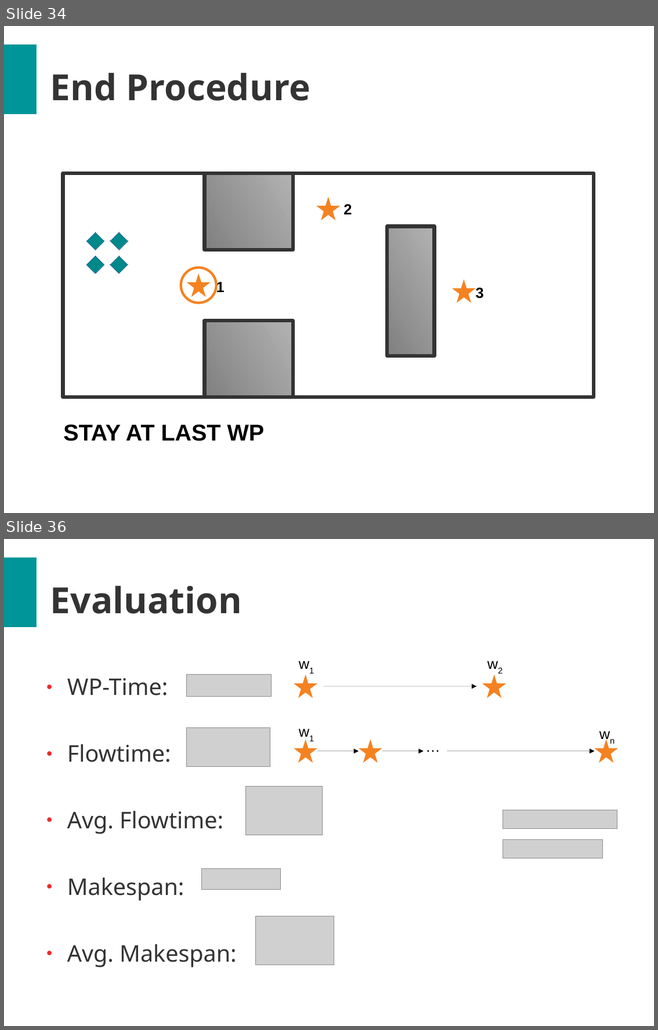
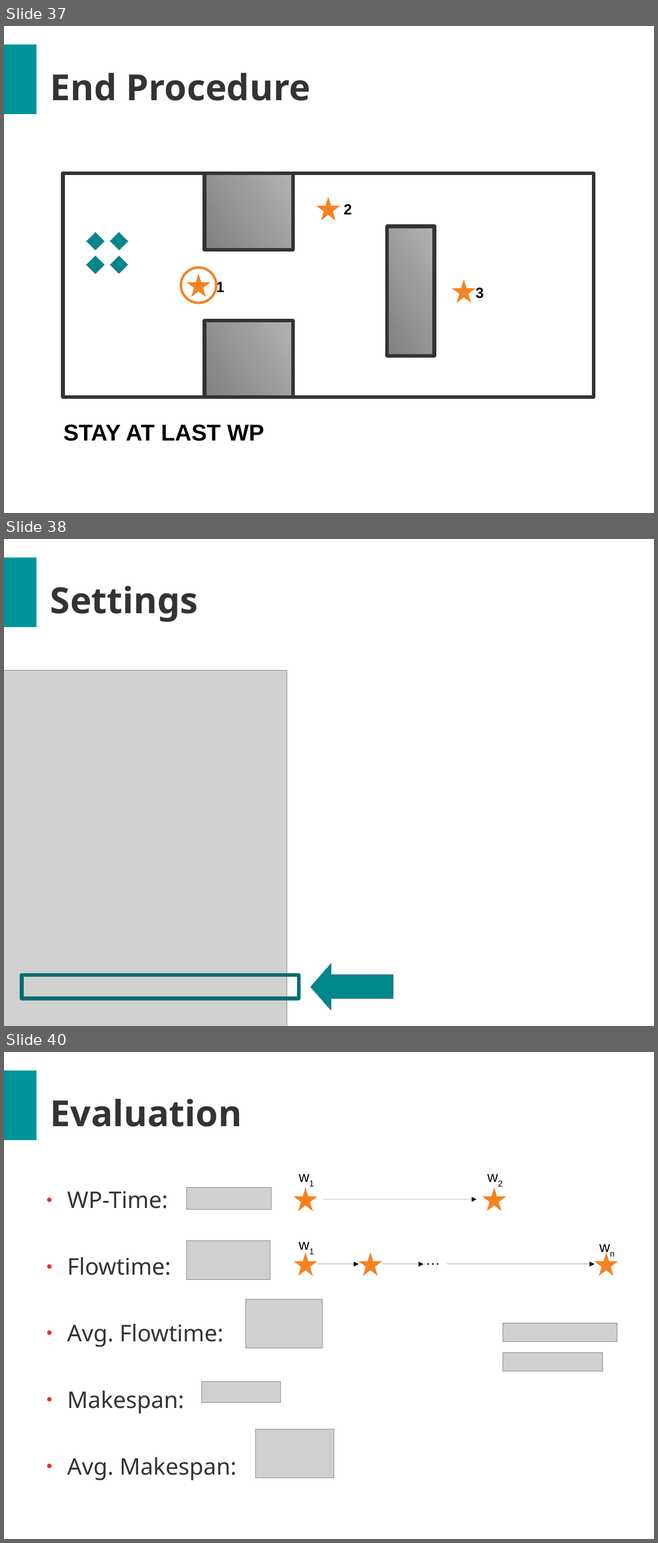
Before and after one commit to ovgu-FINken/multi_robot_path_planning, a slide deck: benchmark/res/slides/presentation.odp. Shown one above the other, each under a label of ours: slides 34 and 36 before the commit, slides 37, 38 and 40 after it; the slides between them are not shown. The pictures are 658x1030 and 658x1543 pixels, drawn with LibreOffice and Linux fonts; fonts in the diff are those of the drawing; grey boxes stand for pictures. Boxes give left, top, right and bottom in pixels: in the first picture for what was removed or moved away, otherwise in the second. Text is boxed around its words. In the diff, an @@ line names an element or a change of style, - is before the commit and + after.

```diff
--- a/benchmark/res/slides/presentation.odp
+++ b/benchmark/res/slides/presentation.odp
@@ slide 38 added at (x1=4, y1=539, x2=654, y2=1026), background #FFFFFF; not listed: 1 template element that a slide beside it also shows @@
@@ title added at (x1=50, y1=586, x2=198, y2=622), 44 pt, text #333333, bold @@
+Settings
@@ picture added at (x1=4, y1=671, x2=287, y2=1026) @@
@@ left arrow added at (x1=310, y1=964, x2=393, y2=1011), fill #00888A, outline #3465A4 0 pt @@
@@ rectangle added at (x1=21, y1=975, x2=299, y2=999), outline #006D6F 4.51 pt @@
@@ what was slide 34 is now slide 37 @@
@@ what was slide 36 is now slide 40 @@
```
Also in this commit, not shown: 10 slides changed, 8 other slides added, 3 slides removed, 2 other files.
